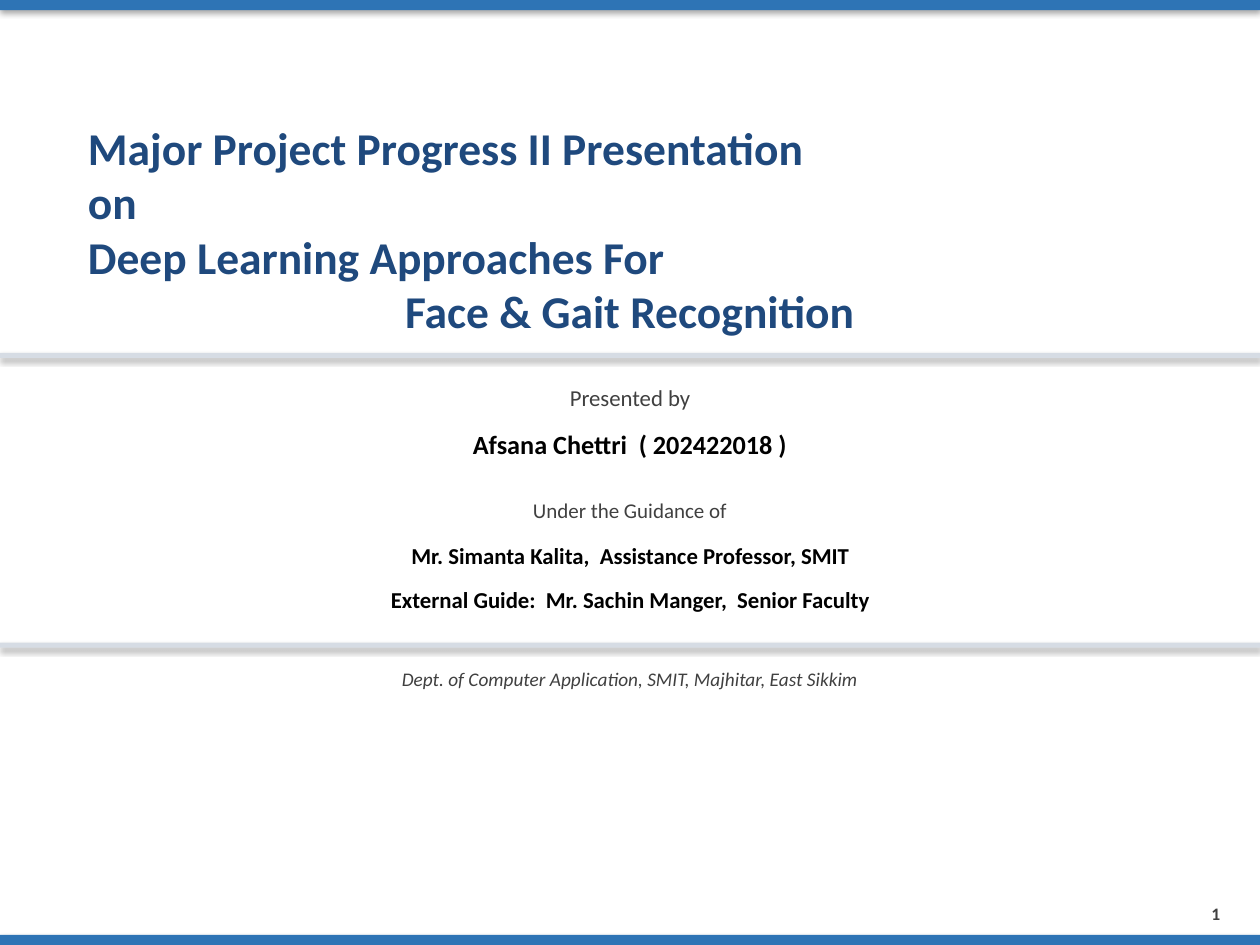
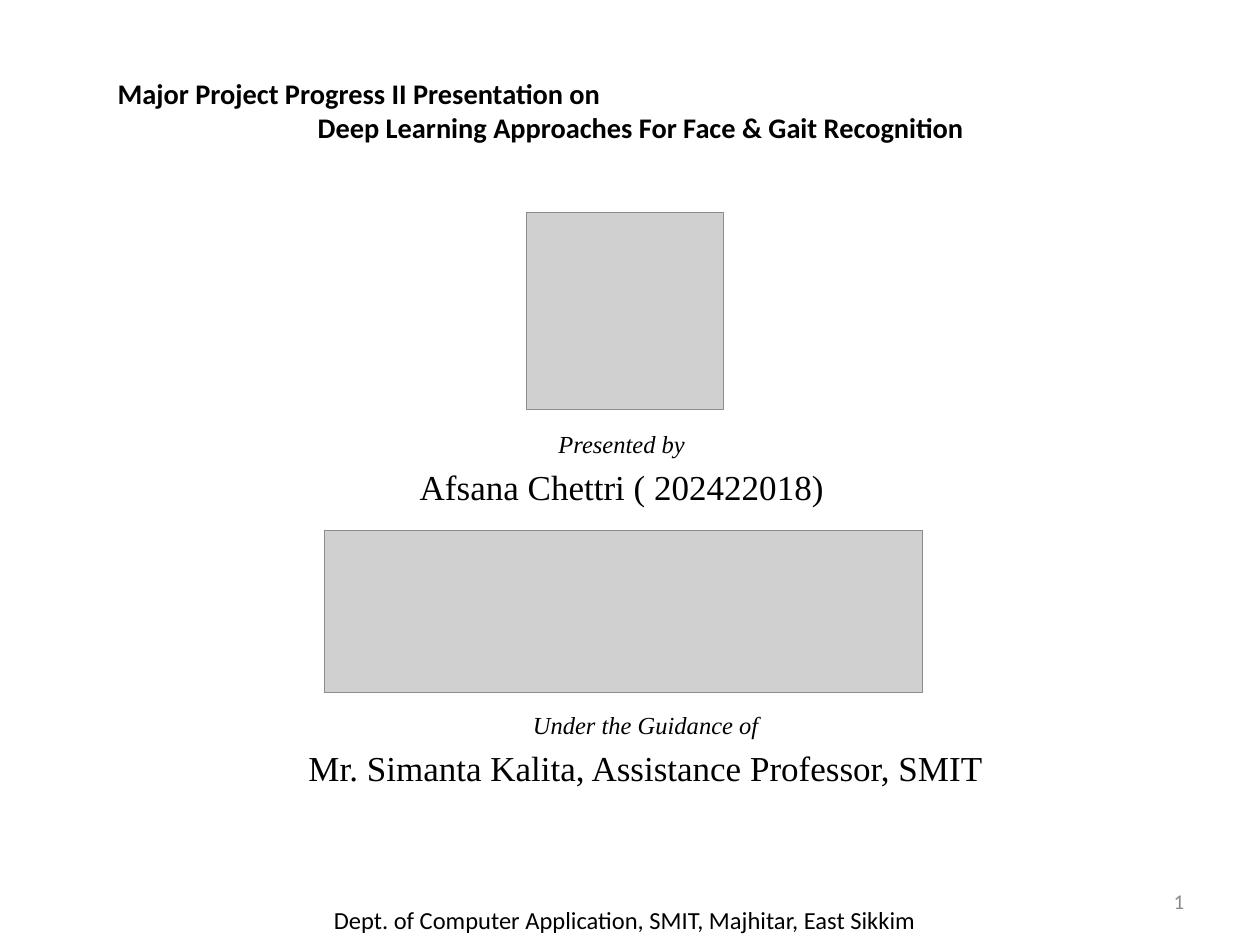
Before and after one commit to prageshdir/FACEE, a slide deck: slide 1 of FACEE_Presentation.pptx. Drawn at 1260x945 pixels with LibreOffice and Linux fonts; fonts in the diff are those of the drawing; grey boxes stand for pictures. Boxes give left, top, right and bottom in pixels: in the first picture for what was removed or moved away, otherwise in the second. Text is boxed around its words. In the diff, an @@ line names an element or a change of style, - is before the commit and + after.

```diff
--- a/FACEE_Presentation.pptx
+++ b/FACEE_Presentation.pptx
@@ rectangle removed at [0, 0, 1260, 10] @@
@@ title "Major Project Progress II Presentation ...": place and size @@
-title "Major Project Progress II Presentation ..." at [88, 133, 854, 336]
+title "Major Project Progress II Presentation ..." at [118, 84, 963, 143]
@@ title "Major Project Progress II Presentation ..." at [118, 84, 963, 143]: size 26 to 16.2 pt, text colour #1F497D to #000000; vertical alignment top to middle @@
@@ picture added at [527, 213, 723, 410] @@
@@ rectangle removed at [0, 353, 1260, 358] @@
@@ text removed at [570, 390, 690, 410] @@
-Presented by
@@ subtitle at [420, 436, 823, 507]: text changed; size 15 to 20 pt; font Calibri to Times New Roman; bold off @@
-Afsana Chettri ( 202422018 )
+Presented by
+Afsana Chettri ( 202422018)
@@ text removed at [533, 503, 726, 518] @@
-Under the Guidance of
@@ picture added at [324, 530, 922, 693] @@
@@ text removed at [391, 592, 869, 612] @@
-External Guide: Mr. Sachin Manger, Senior Faculty
@@ rectangle removed at [0, 643, 1260, 648] @@
@@ text "Under the Guidance of": place and size @@
-text "Under the Guidance of" at [411, 548, 849, 567]
+text "Under the Guidance of" at [308, 717, 982, 787]
@@ text at [533, 717, 758, 739]: paragraph added @@
+Under the Guidance of
@@ text at [308, 756, 982, 787]: size 13 to 20 pt, font Calibri to Times New Roman, bold off in "Mr. Simanta Kalita, Assistance Professor, SMIT"; more space between paragraphs @@
@@ text "Dept. of Computer Application, SMIT, ...": place and size @@
-text "Dept. of Computer Application, SMIT, ..." at [402, 672, 857, 690]
+text "Dept. of Computer Application, SMIT, ..." at [334, 912, 914, 934]
@@ text "Dept. of Computer Application, SMIT, ..." at [334, 912, 914, 934]: size 11 to 14 pt, text colour #404040 to #000000, italic off; vertical alignment top to middle @@
@@ text "1": place and size @@
-text "1" at [1211, 908, 1220, 920]
+text "1" at [1174, 895, 1185, 909]
@@ text "1" at [1174, 895, 1185, 909]: size 10 to 12 pt, text colour #404040 to #8C8C8C, bold off; alignment centre to right; vertical alignment top to middle @@
@@ rectangle removed at [0, 935, 1260, 945] @@
```
Also in this commit, not shown: 12 other slides changed, 15 slides added, 11 slides removed, 1 other file.
